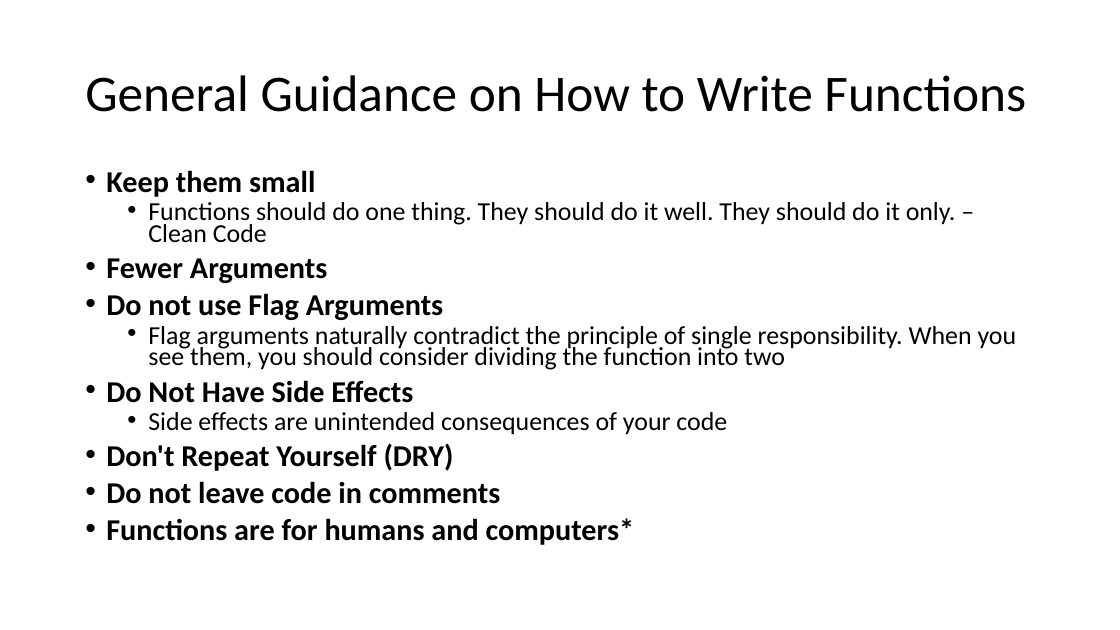
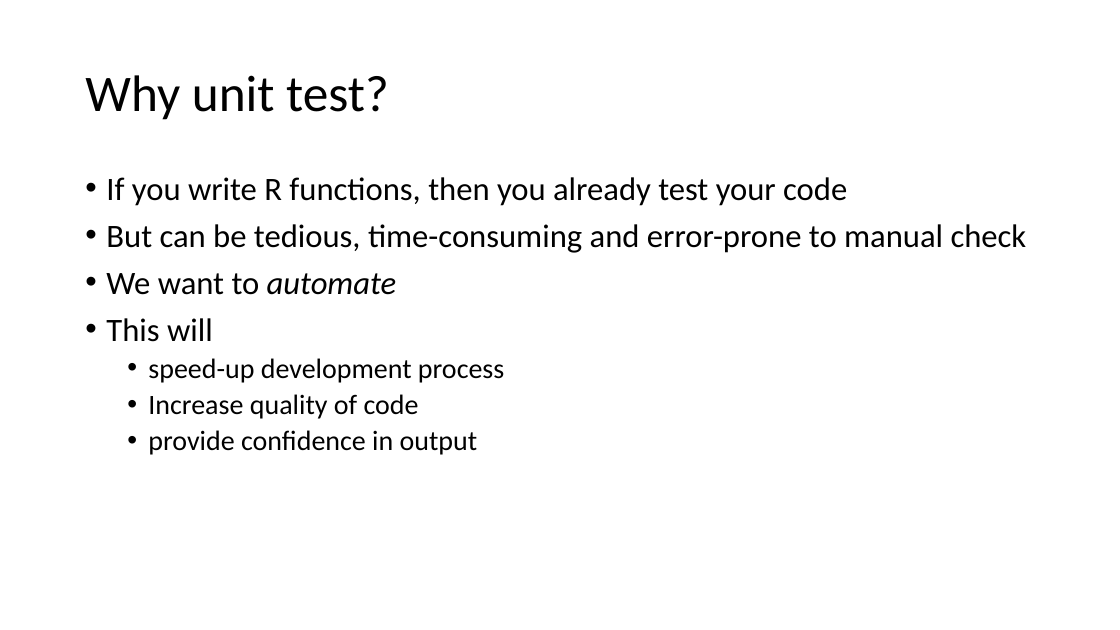
Before and after one commit to sophiefeldmanbright/ScHARR-open-science-workshop, a slide deck: slide 2 of content/resources/unit testing/unit-testing.pptx (slide 5 before the commit). Drawn at 1120x630 pixels with LibreOffice and Linux fonts; fonts in the diff are those of the drawing. Boxes give left, top, right and bottom in pixels: in the first picture for what was removed or moved away, otherwise in the second. Text is boxed around its words. In the diff, an @@ line names an element or a change of style, - is before the commit and + after.

```diff
--- a/content/resources/unit testing/unit-testing.pptx
+++ b/content/resources/unit testing/unit-testing.pptx
@@ title at box(85, 75, 389, 120): text changed @@
-General Guidance on How to Write Functions
+Why unit test?
@@ text at box(106, 177, 1027, 455): text changed; size 22.2 to 28 pt @@
-• Keep them small
-  • Functions should do one thing. They should do it well. They should do it only. – Clean Code
-• Fewer Arguments
-• Do not use Flag Arguments
-  • Flag arguments naturally contradict the principle of single responsibility. When you see them, you should consider dividing the function into two
-• Do Not Have Side Effects
-  • Side effects are unintended consequences of your code
-• Don't Repeat Yourself (DRY)
-• Do not leave code in comments
-• Functions are for humans and computers*
+• If you write R functions, then you already test your code
+• But can be tedious, time-consuming and error-prone to manual check
+• We want to automate
+• This will
+  • speed-up development process
+  • Increase quality of code
+  • provide confidence in output
```
Also in this commit, not shown: 2 other slides changed, 5 slides added, 4 slides removed, 16 other files.
